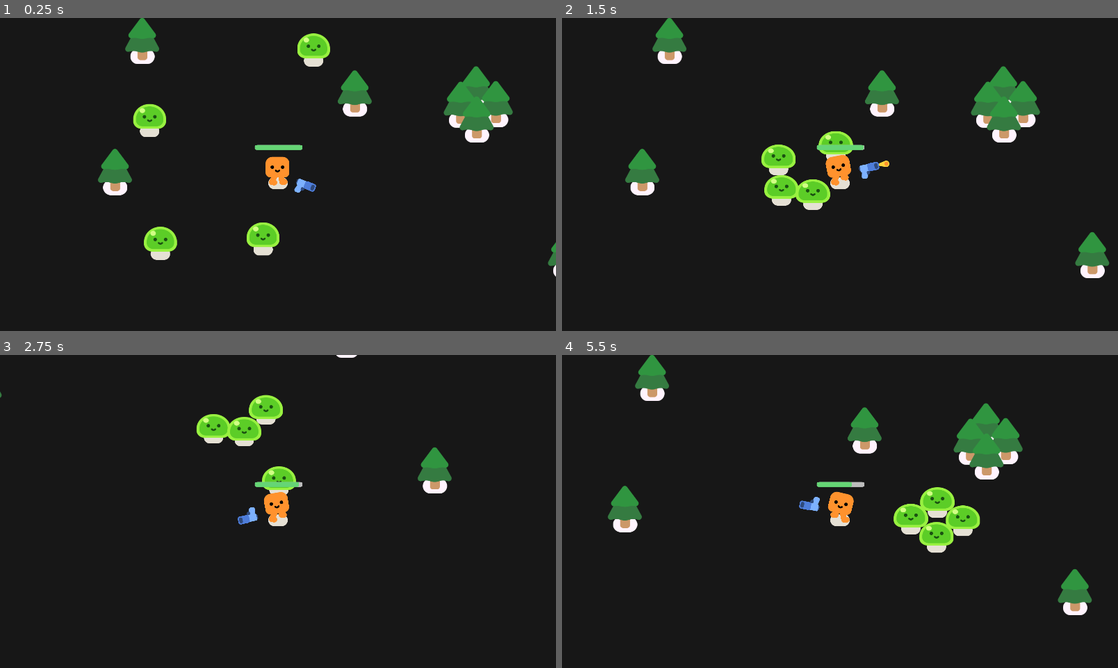
Above: before the commit, frames 1-4 (two rows, left to right).
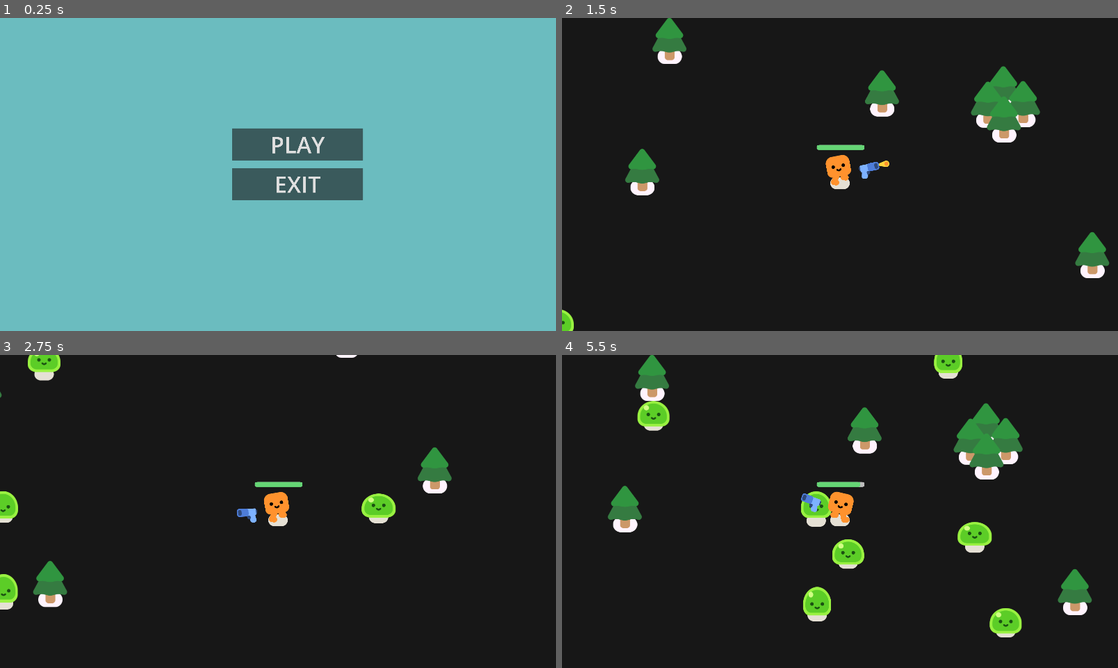
Above: after the commit, the same moments.

Repository: Prayushh/Slime-Smile-
Game: Godot game, scene res://MAINMENU.tscn
The game is run twice, just before and just after one commit, with the same random seed, the same clock (stepped at 60 frames per second) and the same inputs. Before the commit the project starts from res://game.tscn.
Inputs (mouse positions are in pixels of both pictures, inside the frame that each line leads up to):
- Up to frame 1 (0.25 s): no input
- Up to frame 2 (1.5 s): click (862, 143) at 0.5 s, where only the run after the commit has a clickable "PLAY"; move the mouse to (962, 158) at 1.27 s; hold D (move_right) from 1.28 s (still down); click (962, 158) at 1.42 s
- Up to frame 3 (2.75 s): move the mouse to (166, 527) at 2.02 s; release D (move_right) at 2.03 s; hold S (move_down) from 2.03 s (still down)
- Up to frame 4 (5.5 s): move the mouse to (895, 442) at 2.77 s; release S (move_down) at 2.78 s; hold D (move_right) 2.78-3.53 s; move the mouse to (812, 574) at 3.52 s; hold W (move_up) 3.53-4.28 s; click (812, 574) at 3.67 s; move the mouse to (1006, 558) at 4.27 s; hold A (move_left) from 4.28 s (still down); move the mouse to (673, 464) at 5.02 s

The runs differ from the first frame. In frame 1, 100% of the frame differs, in the area x 0-100%, y 0-100%; in frame 2, 1.8%; in frame 3, 3.9%; in frame 4, 4.8%.

Commit message:
Almost done!
Added random spawning of enemy, added main menu, flipping the gun when angle is more than 90 degrees to upto 270 degrees and a bit of worldbuilding.

Diff:
--- /dev/null
+++ b/MAINMENU.tscn
@@ -0,0 +1,50 @@
+[gd_scene load_steps=2 format=3 uid="uid://dyiweaf7ue10l"]
+
+[ext_resource type="Script" path="res://mainmenu.gd" id="1_7et6n"]
+
+[node name="CanvasLayer" type="CanvasLayer"]
+script = ExtResource("1_7et6n")
+
+[node name="ColorRect" type="ColorRect" parent="."]
+anchors_preset = 15
+anchor_right = 1.0
+anchor_bottom = 1.0
+grow_horizontal = 2
+grow_vertical = 2
+scale = Vector2(1, 1.0054)
+color = Color(0.419784, 0.736951, 0.748752, 1)
+
+[node name="VBoxContainer" type="VBoxContainer" parent="."]
+anchors_preset = 8
+anchor_left = 0.5
+anchor_top = 0.5
+anchor_right = 0.5
+anchor_bottom = 0.5
+offset_left = -158.0
+offset_top = -171.0
+offset_right = 710.0
+offset_bottom = 351.0
+grow_horizontal = 2
+grow_vertical = 2
+scale = Vector2(0.52, 0.520001)
+size_flags_stretch_ratio = 1.86
+theme_override_constants/separation = 50
+alignment = 1
+
+[node name="play" type="Button" parent="VBoxContainer"]
+layout_mode = 2
+theme_override_colors/font_hover_pressed_color = Color(0.325743, 0.238095, 0.271821, 1)
+theme_override_colors/font_hover_color = Color(0.0142752, 0.0142752, 0.0142752, 1)
+theme_override_font_sizes/font_size = 150
+text = "PLAY"
+
+[node name="exit" type="Button" parent="VBoxContainer"]
+layout_mode = 2
+theme_override_colors/font_hover_pressed_color = Color(0.32549, 0.239216, 0.270588, 1)
+theme_override_colors/font_hover_color = Color(0.0295066, 0.0295066, 0.0295066, 1)
+theme_override_font_sizes/font_size = 150
+text = "EXIT
+"
+
+[connection signal="pressed" from="VBoxContainer/play" to="." method="_on_play_pressed"]
+[connection signal="pressed" from="VBoxContainer/exit" to="." method="_on_exit_pressed"]
--- a/enemy.gd
+++ b/enemy.gd
@@ -1,5 +1,5 @@
 extends CharacterBody2D
-var health= 100
+var health= 150
 @onready var player= get_node("/root/game/player")
 
 func _physics_process(delta: float) -> void:
--- /dev/null
+++ b/game.gd
@@ -0,0 +1,20 @@
+extends Node2D
+
+func spawn_enemy():
+	var new_mob = preload("res://enemy.tscn").instantiate()
+	%PathFollow2D.progress_ratio = randf()
+	new_mob.global_position = %PathFollow2D.global_position
+	add_child(new_mob)
+
+
+func _on_timer_timeout() -> void:
+	spawn_enemy()
+
+
+func _on_player_health_depleted() -> void:
+	%gameover.visible = true
+	get_tree().paused = true
+
+
+func _ready() -> void:
+	$player.health_depleted.connect(_on_player_health_depleted)
--- a/game.tscn
+++ b/game.tscn
@@ -1,23 +1,54 @@
-[gd_scene load_steps=4 format=3 uid="uid://oirv5go6u280"]
+[gd_scene load_steps=6 format=3 uid="uid://oirv5go6u280"]
 
 [ext_resource type="PackedScene" uid="uid://dgiwnxjxhak1b" path="res://player.tscn" id="1_o5mk2"]
+[ext_resource type="Script" path="res://game.gd" id="1_yw57k"]
 [ext_resource type="PackedScene" uid="uid://crl3fhkybobhn" path="res://tree.tscn" id="2_sbncm"]
-[ext_resource type="PackedScene" uid="uid://b4flupjshqo7p" path="res://enemy.tscn" id="3_0ahqu"]
+
+[sub_resource type="Curve2D" id="Curve2D_vuoxa"]
+_data = {
+"points": PackedVector2Array(0, 0, 0, 0, -232, -128, 0, 0, 0, 0, 2175, -125, 0, 0, 0, 0, 2178, 1213, 0, 0, 0, 0, -237, 1213, 0, 0, 0, 0, -232, -128)
+}
+point_count = 5
+
+[sub_resource type="GDScript" id="GDScript_8pyco"]
+script/source = "extends CanvasLayer
+
+func _on_button_pressed() -> void:
+
+	get_tree().change_scene(\"res://game.tscn\")
+
+"
 
 [node name="game" type="Node2D"]
+script = ExtResource("1_yw57k")
 
 [node name="CanvasLayer" type="CanvasLayer" parent="."]
 layer = -5
 
 [node name="ColorRect" type="ColorRect" parent="CanvasLayer"]
+anchors_preset = -1
+anchor_left = -2.73177
+anchor_top = -2.60926
+anchor_right = 2.27135
+anchor_bottom = 2.29259
 offset_left = -68.0
 offset_top = -46.0
 offset_right = 1982.0
 offset_bottom = 1119.0
 color = Color(0.0923971, 0.0923971, 0.092397, 1)
+metadata/_edit_use_anchors_ = true
 
 [node name="player" parent="." instance=ExtResource("1_o5mk2")]
 position = Vector2(755, 632)
+
+[node name="Path2D" type="Path2D" parent="player"]
+position = Vector2(-755, -632)
+curve = SubResource("Curve2D_vuoxa")
+
+[node name="PathFollow2D" type="PathFollow2D" parent="player/Path2D"]
+unique_name_in_owner = true
+position = Vector2(-232, -128)
+rotation = 0.00124636
 
 [node name="trees" type="Node" parent="."]
 
@@ -45,14 +76,124 @@
 [node name="tree8" parent="trees" instance=ExtResource("2_sbncm")]
 position = Vector2(1747, 960)
 
-[node name="enemy" parent="." instance=ExtResource("3_0ahqu")]
-position = Vector2(284, 920)
+[node name="tree9" parent="trees" instance=ExtResource("2_sbncm")]
+position = Vector2(-1748, 783)
 
-[node name="enemy2" parent="." instance=ExtResource("3_0ahqu")]
-position = Vector2(686, 939)
+[node name="tree10" parent="trees" instance=ExtResource("2_sbncm")]
+position = Vector2(2374, 919)
 
-[node name="enemy3" parent="." instance=ExtResource("3_0ahqu")]
-position = Vector2(241, 430)
+[node name="tree11" parent="trees" instance=ExtResource("2_sbncm")]
+position = Vector2(-1854, -240)
 
-[node name="enemy4" parent="." instance=ExtResource("3_0ahqu")]
-position = Vector2(898, 142)
+[node name="tree12" parent="trees" instance=ExtResource("2_sbncm")]
+position = Vector2(2117, -39)
+
+[node name="tree13" parent="trees" instance=ExtResource("2_sbncm")]
+position = Vector2(2167, -84)
+
+[node name="tree14" parent="trees" instance=ExtResource("2_sbncm")]
+position = Vector2(-1406, 1014)
+
+[node name="tree15" parent="trees" instance=ExtResource("2_sbncm")]
+position = Vector2(419, 1352)
+
+[node name="tree16" parent="trees" instance=ExtResource("2_sbncm")]
+position = Vector2(-3097, -1773)
+
+[node name="tree17" parent="trees" instance=ExtResource("2_sbncm")]
+position = Vector2(-747, -1773)
+
+[node name="tree18" parent="trees" instance=ExtResource("2_sbncm")]
+position = Vector2(-2593, -1817)
+
+[node name="tree19" parent="trees" instance=ExtResource("2_sbncm")]
+position = Vector2(-4427, 834)
+
+[node name="tree20" parent="trees" instance=ExtResource("2_sbncm")]
+position = Vector2(-3631, -325)
+
+[node name="tree21" parent="trees" instance=ExtResource("2_sbncm")]
+position = Vector2(-2835, 1802)
+
+[node name="tree22" parent="trees" instance=ExtResource("2_sbncm")]
+position = Vector2(3606, 1630)
+
+[node name="tree23" parent="trees" instance=ExtResource("2_sbncm")]
+position = Vector2(4584, 542)
+
+[node name="tree24" parent="trees" instance=ExtResource("2_sbncm")]
+position = Vector2(3606, 310)
+
+[node name="tree25" parent="trees" instance=ExtResource("2_sbncm")]
+position = Vector2(2215, -1968)
+
+[node name="tree26" parent="trees" instance=ExtResource("2_sbncm")]
+position = Vector2(2276, -2099)
+
+[node name="tree27" parent="trees" instance=ExtResource("2_sbncm")]
+position = Vector2(2316, -2018)
+
+[node name="tree28" parent="trees" instance=ExtResource("2_sbncm")]
+position = Vector2(2124, -2109)
+
+[node name="tree29" parent="trees" instance=ExtResource("2_sbncm")]
+position = Vector2(2055, -1971)
+
+[node name="tree30" parent="trees" instance=ExtResource("2_sbncm")]
+position = Vector2(2207, -2148)
+
+[node name="tree31" parent="trees" instance=ExtResource("2_sbncm")]
+position = Vector2(2017, -2136)
+
+[node name="tree32" parent="trees" instance=ExtResource("2_sbncm")]
+position = Vector2(2423, -1996)
+
+[node name="tree33" parent="trees" instance=ExtResource("2_sbncm")]
+position = Vector2(2448, -2161)
+
+[node name="tree34" parent="trees" instance=ExtResource("2_sbncm")]
+position = Vector2(2334, -2161)
+
+[node name="tree35" parent="trees" instance=ExtResource("2_sbncm")]
+position = Vector2(2499, -1958)
+
+[node name="tree36" parent="trees" instance=ExtResource("2_sbncm")]
+position = Vector2(-1920, -1117)
+
+[node name="Timer" type="Timer" parent="."]
+wait_time = 0.5
+autostart = true
+
+[node name="gameover" type="CanvasLayer" parent="."]
+unique_name_in_owner = true
+visible = false
+script = SubResource("GDScript_8pyco")
+
+[node name="ColorRect" type="ColorRect" parent="gameover"]
+anchors_preset = 15
+anchor_right = 1.0
+anchor_bottom = 1.0
+offset_right = 7.0
+offset_bottom = 11.0
+grow_horizontal = 2
+grow_vertical = 2
+color = Color(0.458412, 0.458402, 0.45841, 0.621)
+
+[node name="Label" type="Label" parent="gameover/ColorRect"]
+layout_mode = 1
+anchors_preset = 8
+anchor_left = 0.5
+anchor_top = 0.5
+anchor_right = 0.5
+anchor_bottom = 0.5
+offset_left = -55.0
+offset_top = -11.5
+offset_right = 55.0
+offset_bottom = 11.5
+grow_horizontal = 2
+grow_vertical = 2
+theme_override_font_sizes/font_size = 156
+text = "GAME OVER !"
+
+[connection signal="health_depleted" from="player" to="." method="_on_player_health_depleted"]
+[connection signal="timeout" from="Timer" to="." method="_on_timer_timeout"]
--- a/gun.gd
+++ b/gun.gd
@@ -6,8 +6,13 @@
 	var mouse_pos = get_global_mouse_position()
 	var direction = mouse_pos - global_position
 
+
 	# Rotate the gun towards the mouse
 	rotation = direction.angle()
+	if direction.x<0:
+		scale.y=-1
+	else:
+		scale.y=1
 
 func shoot():
 	const BULLET = preload("res://bullet.tscn")
--- /dev/null
+++ b/mainmenu.gd
@@ -0,0 +1,12 @@
+extends CanvasLayer
+
+
+
+func _on_play_pressed() -> void:
+
+	get_tree().change_scene_to_file("res://game.tscn")
+
+
+
+func _on_exit_pressed() -> void:
+	get_tree().quit()
--- a/player.gd
+++ b/player.gd
@@ -1,20 +1,24 @@
+
+# $ = preload
+
 extends CharacterBody2D
+
 signal health_depleted
 var health := 100.0
+
 func _physics_process(delta: float) -> void:
-	var direction = Input.get_vector("move_left","move_right","move_up","move_down")
-	velocity= direction*600
+	var direction = Input.get_vector("move_left", "move_right", "move_up", "move_down")
+	velocity = direction * 600
 	move_and_slide()
 
-	if (velocity== Vector2.ZERO):
+	if velocity == Vector2.ZERO:
 		$HappyBoo.play_idle_animation()
 	else:
 		$HappyBoo.play_walk_animation()
 
-	var numberofoverlappingmobs= %hitbox.get_overlapping_bodies()
-	if numberofoverlappingmobs.size()>0:
-		health-=10*numberofoverlappingmobs.size()*delta
-		%ProgressBar.value=health
-		if health <=0.0:
-			health_depleted.emit()
-# $ = preload
+	var overlapping_mobs = %hitbox.get_overlapping_bodies()
+	if overlapping_mobs.size() > 0:
+		health -= 10 * overlapping_mobs.size() * delta
+		%ProgressBar.value = health
+		if health <= 0.0:
+			emit_signal("health_depleted")
--- a/project.godot
+++ b/project.godot
@@ -75,7 +75,7 @@
 [application]
 
 config/name="Slime Smile"
-run/main_scene="res://game.tscn"
+run/main_scene="res://MAINMENU.tscn"
 config/features=PackedStringArray("4.3", "Forward Plus")
 config/icon="res://icon.png"
 
